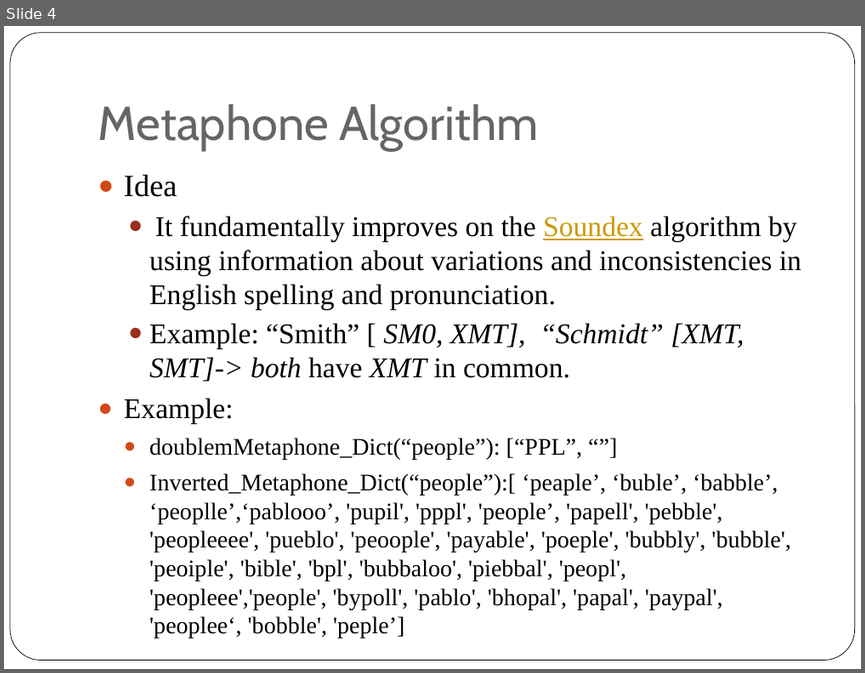
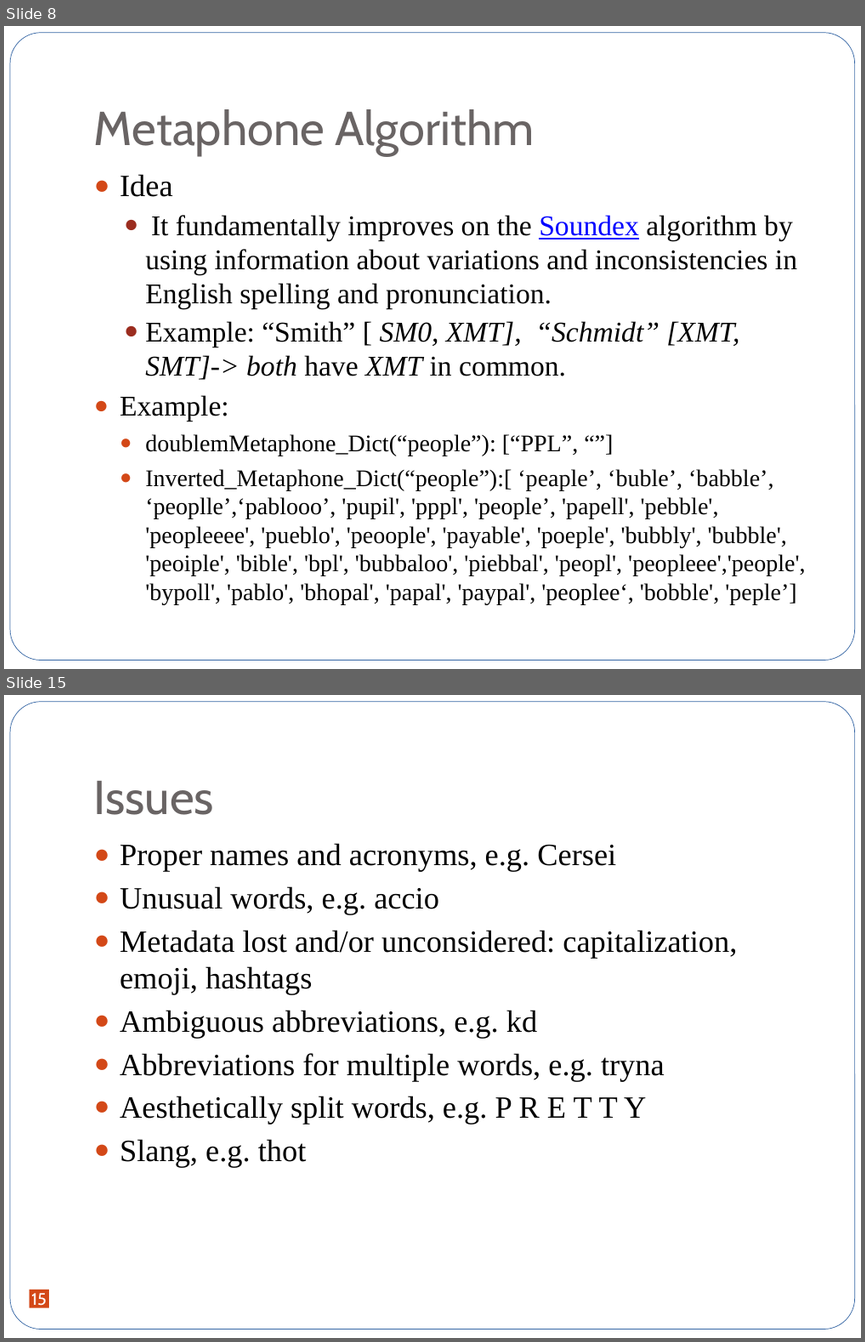
Before and after one commit to jxjzhang/CS246, a slide deck: Tweets purification.pptx. Shown one above the other, each under a label of ours: slide 4 before the commit, slides 8 and 15 after it; the slides between them are not shown. The pictures are 865x673 and 865x1342 pixels, drawn with LibreOffice and Linux fonts; fonts in the diff are those of the drawing. Boxes give left, top, right and bottom in pixels: in the first picture for what was removed or moved away, otherwise in the second. Text is boxed around its words. In the diff, an @@ line names an element or a change of style, - is before the commit and + after.

```diff
--- a/Tweets purification.pptx
+++ b/Tweets purification.pptx
@@ slide 15 added at (4, 695, 861, 1338), background #FFFFFF; not listed: 1 template element that a slide beside it also shows @@
@@ title added at (94, 781, 214, 815), 40 pt, text #696464 @@
+Issues
@@ text added at (120, 843, 737, 1167), 26 pt, text #000000 @@
+● Proper names and acronyms, e.g. Cersei
+● Unusual words, e.g. accio
+● Metadata lost and/or unconsidered: capitalization, emoji, hashtags
+● Ambiguous abbreviations, e.g. kd
+● Abbreviations for multiple words, e.g. tryna
+● Aesthetically split words, e.g. P R E T T Y
+● Slang, e.g. thot
@@ page number added at (29, 1289, 48, 1308), fill #D34817, 14 pt, text #FFFFFF @@
+15
@@ what was slide 4 is now slide 8 @@
@@ slide 8 changed as well @@
@@ rounded rectangle at (10, 33, 855, 660): outline #000000 0.5 pt to none @@
@@ title "Metaphone Algorithm": place and size @@
-title "Metaphone Algorithm" at (98, 104, 539, 151)
+title "Metaphone Algorithm" at (94, 109, 534, 155)
@@ text "Idea" at (120, 174, 805, 605): text colour #CC9900 to #0000FF in "Soundex" @@
```
Also in this commit, not shown: 3 other slides changed, 10 other slides added.
